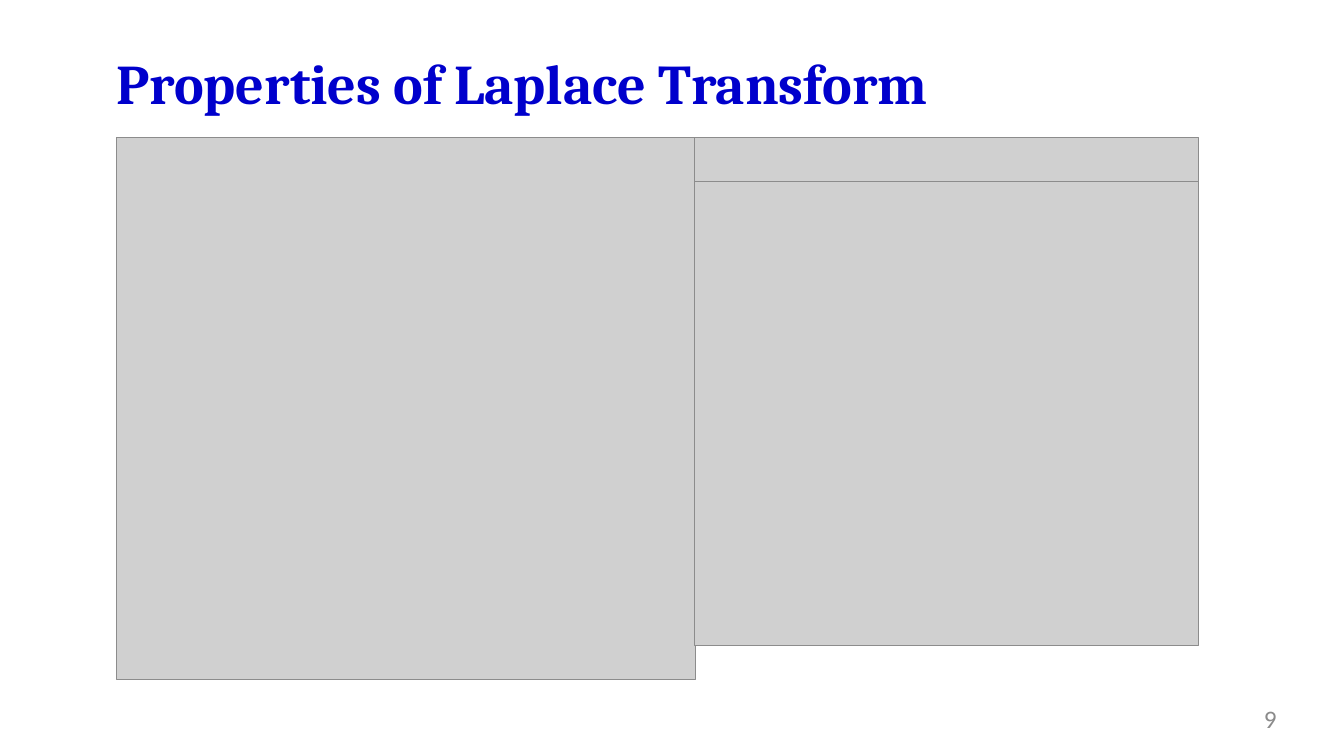
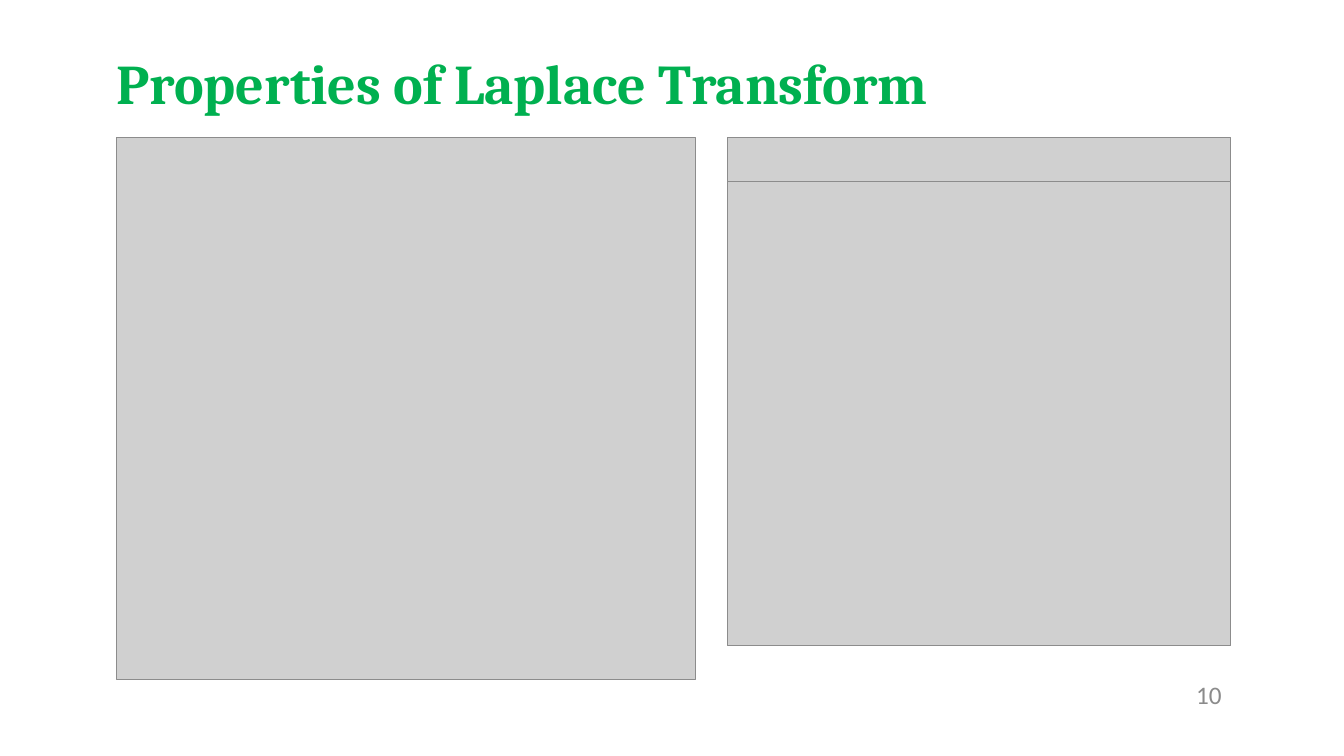
Before and after one commit to salmanrazzaq1993/AUM-WORK, a slide deck: slide 10 of PP WORK/Instructor Version/Week 2/Week 2 lecture 2 LT.pptx (slide 9 before the commit). Drawn at 1344x756 pixels with LibreOffice and Linux fonts; fonts in the diff are those of the drawing; grey boxes stand for pictures; background and template pictures are left out. Boxes give left, top, right and bottom in pixels: in the first picture for what was removed or moved away, otherwise in the second. Text is boxed around its words. In the diff, an @@ line names an element or a change of style, - is before the commit and + after.

```diff
--- a/PP WORK/Instructor Version/Week 2/Week 2 lecture 2 LT.pptx
+++ b/PP WORK/Instructor Version/Week 2/Week 2 lecture 2 LT.pptx
@@ text "Properties of Laplace Transform" at (x1=117, y1=64, x2=928, y2=116): text colour #0000CC to #00B050 @@
@@ picture moved from (x1=695, y1=137, x2=1199, y2=181) to (x1=728, y1=137, x2=1232, y2=181) @@
@@ picture moved from (x1=695, y1=175, x2=1199, y2=645) to (x1=728, y1=175, x2=1232, y2=645) @@
@@ page number at (x1=1196, y1=688, x2=1222, y2=704): text changed @@
-9
+10
```
Also in this commit, not shown: 9 other slides changed, 2 slides added.
